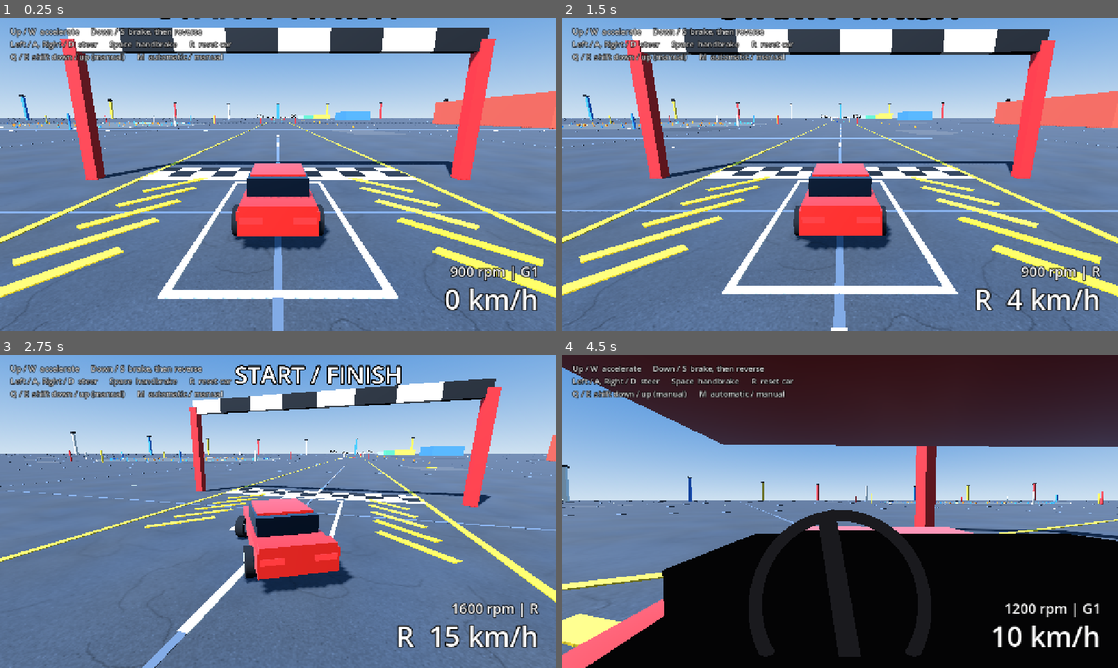
Above: before the commit, frames 1-4 (two rows, left to right).
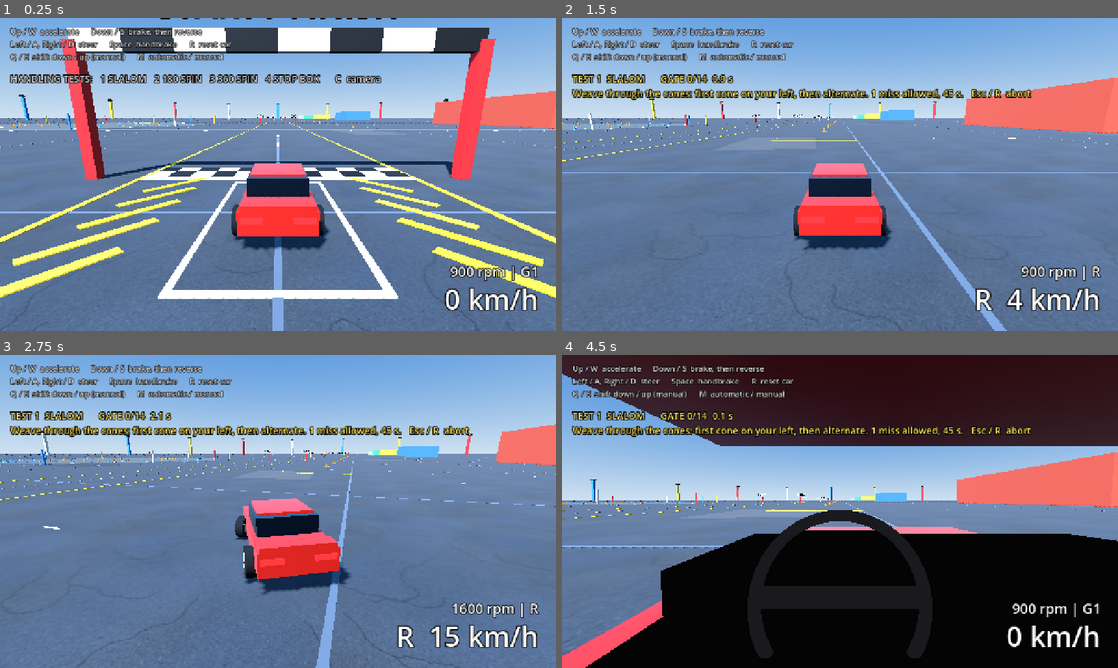
Above: after the commit, the same moments.

Repository: kokosro/factory-driver
Game: Godot game, scene res://scenes/main.tscn
The game is run twice, just before and just after one commit, with the same random seed, the same clock (stepped at 60 frames per second) and the same inputs.
Inputs:
- Up to frame 1 (0.25 s): no input
- Up to frame 2 (1.5 s): tap Enter at 0.5 s; hold Right (steer_right) 0.53-1.28 s; tap 1 (test_1) at 0.6 s; tap 2 (test_2) at 0.8, 1.35 s; hold Down (brake) from 1.28 s (still down)
- Up to frame 3 (2.75 s): tap 3 (test_3) at 1.55, 2.1 s; release Down (brake) at 2.03 s; hold Right (steer_right) from 2.03 s (still down); tap 4 (test_4) at 2.3 s
- Up to frame 4 (4.5 s): release Right (steer_right) at 2.78 s; hold Up (accelerate) 2.78-3.53 s; tap 4 (test_4) at 2.85 s; tap 1 (test_1) at 3.05, 4.35 s; hold Left (steer_left) from 3.53 s (still down); tap C (camera_cycle) at 3.6 s; tap 2 (test_2) at 3.8 s; tap Escape (abort_mission) at 4.15 s

The runs differ from the first frame. In frame 1, 1.5% of the frame differs, in the area x 1-69%, y 18-21%; in frame 2, 24%, in the area x 0-100%, y 0-100%; in frame 3, 17%; in frame 4, 15%.

Commit message:
Mission mode: keys 1-4 start a handling test with a human driving, Esc / R abort, PASSED / FAILED banner

Diff:
--- a/scenes/main.tscn
+++ b/scenes/main.tscn
@@ -4,6 +4,7 @@
 [ext_resource type="PackedScene" path="res://scenes/car.tscn" id="2_car"]
 [ext_resource type="Script" path="res://scripts/chase_camera.gd" id="3_camera"]
 [ext_resource type="PackedScene" path="res://scenes/hud.tscn" id="4_hud"]
+[ext_resource type="Script" path="res://scripts/mission_manager.gd" id="5_missions"]
 
 [sub_resource type="ProceduralSkyMaterial" id="sky_material"]
 sky_top_color = Color(0.22, 0.42, 0.75, 1)
@@ -62,3 +63,9 @@
 
 [node name="HUD" parent="." node_paths=PackedStringArray("car") instance=ExtResource("4_hud")]
 car = NodePath("../Car")
+
+[node name="MissionManager" type="Node" parent="." node_paths=PackedStringArray("car", "pad", "hud")]
+script = ExtResource("5_missions")
+car = NodePath("../Car")
+pad = NodePath("../TestPad")
+hud = NodePath("../HUD")
--- /dev/null
+++ b/scripts/mission_manager.gd
@@ -0,0 +1,200 @@
+class_name MissionManager
+extends Node
+## Mission mode: the handling tests with a human at the wheel. Keys 1-4 put the
+## car on a test's start point and begin a run, Esc or R abort it, and the HUD
+## shows progress during the run and PASSED / FAILED after it.
+##
+## The missions themselves (start points, tracking, pass / fail checks, metrics)
+## are the test data in scripts/handling_tests.gd, run with the scripted driver
+## switched off. This node only picks a test, moves a run through
+## idle -> running -> result shown -> idle, and hands the HUD its strings. It
+## never presses or releases an input action.
+
+signal mission_started(index: int, definition: Dictionary)
+signal mission_finished(index: int, outcome: Dictionary)
+signal mission_aborted(index: int)
+
+enum State { IDLE, RUNNING, RESULT }
+
+## Input actions that start a test, in the order of HandlingTests.all_tests().
+const START_ACTIONS: Array[StringName] = [&"test_1", &"test_2", &"test_3", &"test_4"]
+
+## How long the PASSED / FAILED banner stays up unless dismissed [s] ...
+const RESULT_BANNER_TIME := 5.0
+
+## ... and the shorter ABORTED one [s].
+const ABORT_BANNER_TIME := 2.0
+
+const LINE_COLOR_IDLE := Color(1, 1, 1, 0.85)
+const LINE_COLOR_RUNNING := Color(1.0, 0.9, 0.35, 1)
+const BANNER_COLOR_PASSED := Color(0.35, 1.0, 0.45, 1)
+const BANNER_COLOR_FAILED := Color(1.0, 0.3, 0.2, 1)
+const BANNER_COLOR_ABORTED := Color(1.0, 0.75, 0.25, 1)
+
+@export var car: ArcadeCar
+@export var pad: TestPad
+@export var hud: HUD
+
+var state := State.IDLE
+
+## Index into HandlingTests.all_tests() of the test last started; -1 = none yet.
+var selected_index := -1
+
+## The run in progress, or the last one. Null before the first start.
+var run: HandlingTests
+
+## Verdict of the last completed run ({ name, passed, metrics, checks }, see
+## HandlingTests.result()). Empty while a run is active and after an abort.
+var last_result: Dictionary = {}
+
+var _banner_left := 0.0
+
+
+func _ready() -> void:
+	_show_idle_line()
+
+
+func _physics_process(delta: float) -> void:
+	if state == State.RUNNING:
+		# R also resets the car (the car sees to that itself).
+		if Input.is_action_just_pressed("abort_mission") or Input.is_action_just_pressed("reset_car"):
+			abort_mission()
+			return
+		run.tick(delta)
+		if run.finished:
+			_complete()
+		else:
+			_show_progress()
+		return
+
+	for index in START_ACTIONS.size():
+		if Input.is_action_just_pressed(START_ACTIONS[index]):
+			start_mission(index)
+			return
+	if state == State.RESULT:
+		_banner_left -= delta
+		if _banner_left <= 0.0 or Input.is_action_just_pressed("abort_mission"):
+			dismiss_banner()
+
+
+# =============================================================================
+#  Run state
+# =============================================================================
+
+## Starts test `index` of HandlingTests.all_tests() with a human driving: car on
+## the test's start point, cones back up. Returns false if a run is active (it
+## has to be aborted first) or there is no such test.
+func start_mission(index: int) -> bool:
+	var tests := HandlingTests.all_tests()
+	if state == State.RUNNING or index < 0 or index >= tests.size():
+		return false
+	if state == State.RESULT:
+		dismiss_banner()
+	selected_index = index
+	last_result = {}
+	run = HandlingTests.begin(tests[index], car, pad, false)
+	state = State.RUNNING
+	_show_progress()
+	mission_started.emit(index, run.test)
+	return true
+
+
+## Cancels the active run. There is no verdict for an aborted run.
+func abort_mission() -> void:
+	if state != State.RUNNING:
+		return
+	run.abort()
+	state = State.RESULT
+	_banner_left = ABORT_BANNER_TIME
+	_show_idle_line()
+	if hud:
+		hud.show_mission_banner("ABORTED  %s" % run.test.title, _keys_hint(), BANNER_COLOR_ABORTED)
+	mission_aborted.emit(selected_index)
+
+
+## Takes the banner down early and returns to idle.
+func dismiss_banner() -> void:
+	if state != State.RESULT:
+		return
+	state = State.IDLE
+	if hud:
+		hud.hide_mission_banner()
+
+
+func is_running() -> bool:
+	return state == State.RUNNING
+
+
+func _complete() -> void:
+	last_result = run.result()
+	state = State.RESULT
+	_banner_left = RESULT_BANNER_TIME
+	_show_idle_line()
+	_show_result(last_result)
+	mission_finished.emit(selected_index, last_result)
+
+
+# =============================================================================
+#  Presentation
+# =============================================================================
+
+func _show_idle_line() -> void:
+	if not hud:
+		return
+	var tests := HandlingTests.all_tests()
+	var entries := PackedStringArray()
+	for index in tests.size():
+		entries.append("%d %s" % [index + 1, tests[index].title])
+	hud.set_mission_line("HANDLING TESTS:   %s      C  camera" % "   ".join(entries), LINE_COLOR_IDLE)
+
+
+func _show_progress() -> void:
+	if not hud:
+		return
+	var test := run.test
+	hud.set_mission_line(
+		"TEST %d  %s      %s  %.1f s\n%s   Esc / R  abort" % [selected_index + 1, test.title, _progress_text(), run.elapsed, test.objective],
+		LINE_COLOR_RUNNING,
+	)
+
+
+## The live objective readout, from what the run reports about itself.
+func _progress_text() -> String:
+	var progress := run.progress()
+	match progress.kind:
+		HandlingTests.KIND_SLALOM:
+			return "GATE %d/%d" % [progress.gates_reached, progress.gates_total]
+		HandlingTests.KIND_SPIN:
+			return "ROTATION %d° / %d°" % [roundi(absf(progress.rotation_deg)), roundi(progress.target_rotation_deg)]
+		_:
+			var distance: float = progress.distance_to_box_m
+			var half_length: float = TestPad.stop_box().size.y * 0.5
+			if not progress.up_to_speed:
+				var wanted := roundi(HandlingTests.STOP_BOX_MIN_ENTRY_SPEED * 3.6)
+				return "BUILD SPEED %d/%d km/h  %d m to box" % [roundi(car.speed_kmh), wanted, roundi(distance)]
+			if distance > half_length:
+				return "BRAKE! %d m to box" % roundi(distance)
+			if distance < -half_length:
+				return "PAST THE BOX!"
+			return "STOP!"
+
+
+## PASSED / FAILED banner. The small print is HandlingTests.format_result()'s
+## metrics line, with the failed checks moved onto a line of their own.
+func _show_result(outcome: Dictionary) -> void:
+	if not hud:
+		return
+	var summary := HandlingTests.format_result(outcome)[1].strip_edges().split(" | failed: ")
+	var detail := "%s\n%s" % [outcome.name, summary[0]]
+	if summary.size() > 1:
+		detail += "\nfailed: " + summary[1]
+	detail += "\n" + _keys_hint()
+	hud.show_mission_banner(
+		"%s  %s" % ["PASSED" if outcome.passed else "FAILED", run.test.title],
+		detail,
+		BANNER_COLOR_PASSED if outcome.passed else BANNER_COLOR_FAILED,
+	)
+
+
+func _keys_hint() -> String:
+	return "%d  retry      1-%d  pick a test      Esc  close" % [selected_index + 1, START_ACTIONS.size()]
Not shown, added: scripts/mission_manager.gd.uid
